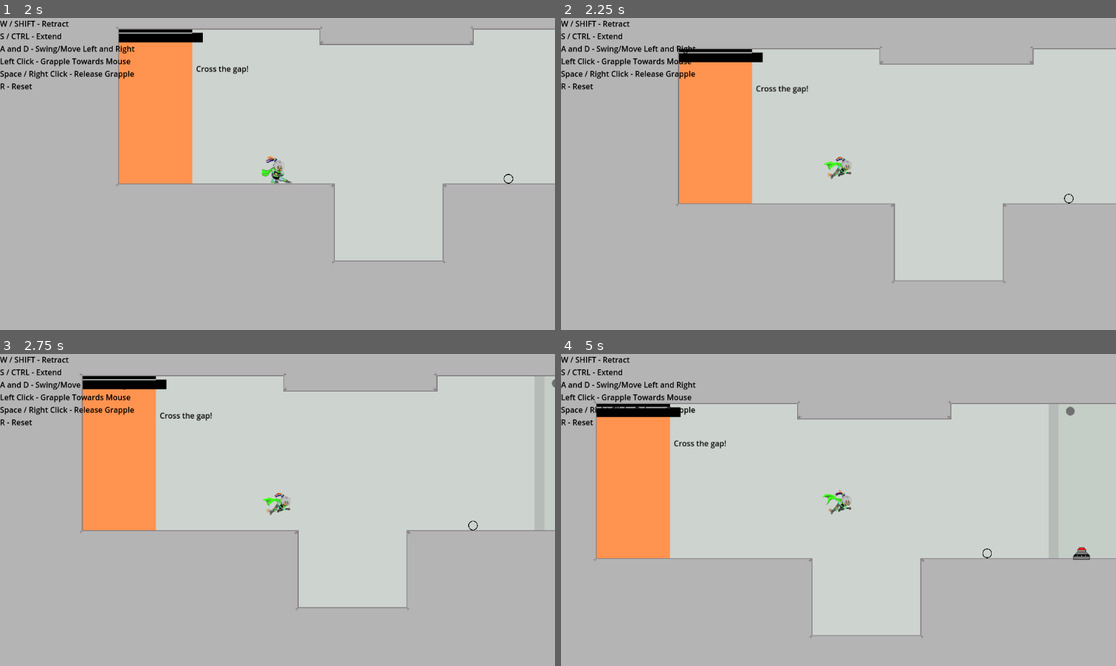
Above: before the commit, frames 1-4 (two rows, left to right).
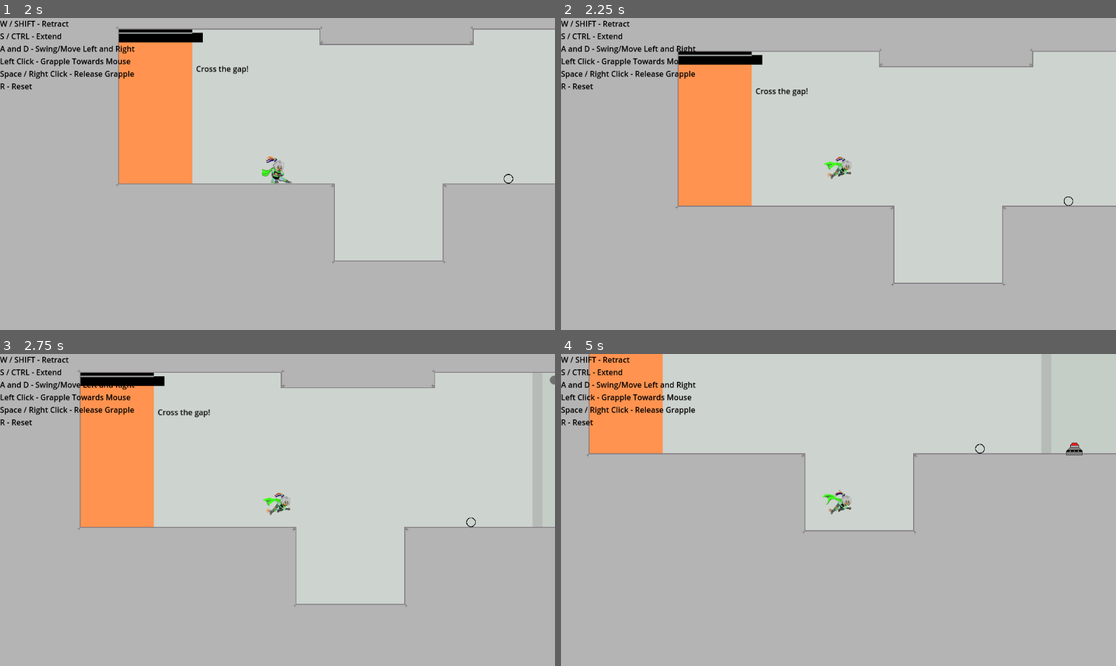
Above: after the commit, the same moments.

Repository: matthewchen146/cmpm-172-grappling-platformer
Game: Godot game, scene res://scenes/main_scenes/title/title.tscn
Same seed, same stepped clock (60 frames per second), same inputs: the game is played once before the commit and once after it.
Inputs (mouse positions are in pixels of both pictures, inside the frame that each line leads up to):
- Up to frame 1 (2 s): click "Play" at 0.5 s; click "Level 1 (Level 1)" at 1.25 s
- Up to frame 2 (2.25 s): move the mouse to (960, 158) at 2.02 s; hold D (move_right) from 2.03 s (still down); tap Space (jump) at 2.1 s; click (960, 158) at 2.17 s
- Up to frame 3 (2.75 s): keep holding D (move_right); tap Space (jump) at 2.27, 2.57 s
- Up to frame 4 (5 s): move the mouse to (727, 525) at 2.77 s; release D (move_right) at 2.78 s; hold Down 2.78-3.53 s; click (727, 525) at 2.85 s; tap Space (jump) at 3.02, 3.05, 3.32, 3.8, 4.52, 4.55, 4.82 s; move the mouse to (894, 441) at 3.52 s; hold D (move_right) 3.53-4.28 s; hold S (lower) 3.53-4.28 s; move the mouse to (810, 572) at 4.27 s; hold Up from 4.28 s (still down); tap W (raise) at 4.35 s; click (810, 572) at 4.42 s

Frame 1 is identical in both runs. In frame 2, 2.5% of the frame differs, in the area x 20-100%, y 9-86%; in frame 3, 3.5%; in frame 4, 48%, in the area x 4-100%, y 0-92%.

Commit message:
No more grapple jump, and hyper-jump fix if we want it back

Diff:
--- a/scripts/Player.gd
+++ b/scripts/Player.gd
@@ -140,12 +140,16 @@
 					auto_retracting = true
 					auto_retract_length = 70
 
-	if Input.is_action_just_pressed("jump") and grappling:
-		#jump off of the rope instead of disconnect it
-		apply_impulse(jump_strength * Vector2(0,-1))
-		grappling = false
-		_debug_control.hide()
-		pulling = false
+	if Input.is_action_just_pressed("jump"):
+		if grappling:
+			#jump off of the rope instead of disconnect it
+			#apply_impulse(jump_strength * Vector2(0,-1)) # removing grapple jump, OP
+			grappling = false
+			_debug_control.hide()
+			pulling = false
+		else:
+			if onGround:
+				apply_impulse(jump_strength * Vector2(0,-1))
 	if Input.is_mouse_button_pressed(MOUSE_BUTTON_RIGHT):
 		grappling = false
 		_debug_control.hide()
@@ -319,7 +323,6 @@
 		if body.name != "Player":
 			onGround = true
 			break
-
 	if linear_velocity.x > 1 or linear_velocity.x < -1 or linear_velocity.y > 1 or linear_velocity.y < -1 or not onGround:
 		#print("Playing Running")
 		$AnimationPlayer.play("Running")
@@ -332,9 +335,9 @@
 		$Sprite2D.scale.x = $Sprite2D.scale.y
 	var speed_limit = 300
 	var movement:= Vector2()
-	if linear_velocity.x < speed_limit or grappling:
+	if linear_velocity.x < speed_limit or (grappling and not pulling):
 		movement.x += int(Input.is_action_pressed("move_right"))
-	if linear_velocity.x > -speed_limit or grappling:
+	if linear_velocity.x > -speed_limit or (grappling and not pulling):
 		movement.x -= int(Input.is_action_pressed("move_left"))
 	if grappling and not pulling:
 		if onGround:
@@ -347,7 +350,3 @@
 
 	if Input.is_key_pressed(KEY_R):
 		get_tree().reload_current_scene()
-
-	#jump if we are on the ground and jump is pressed
-	if (onGround and not grappling) and Input.is_action_just_pressed("jump"):
-		apply_impulse(jump_strength * Vector2(0,-1))
